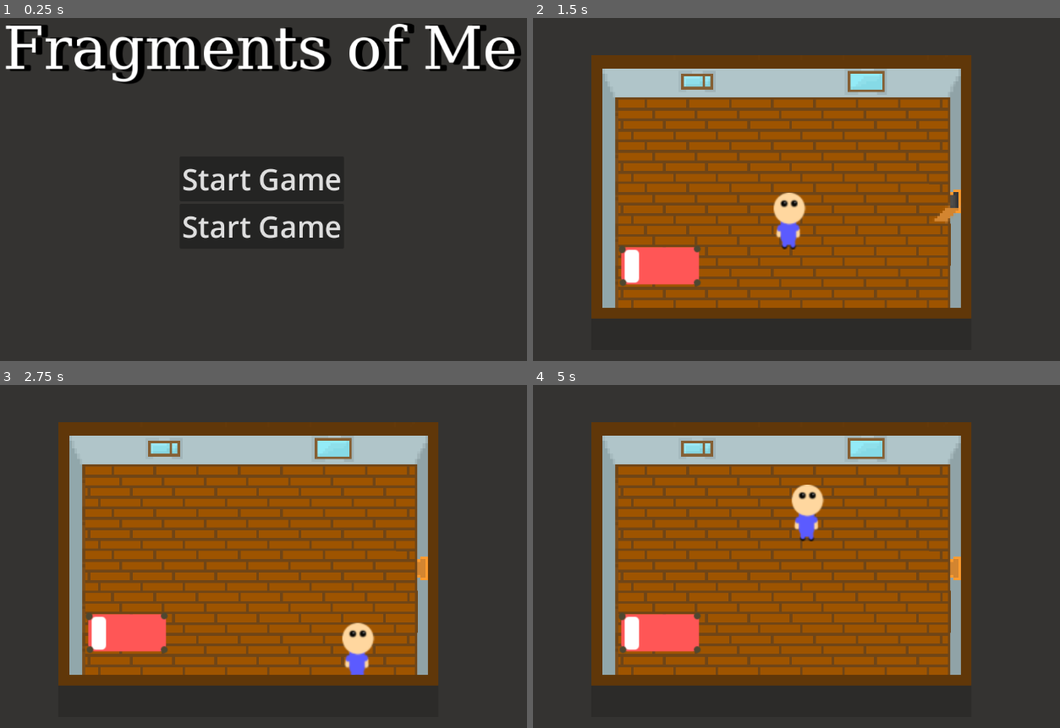
Above: before the commit, frames 1-4 (two rows, left to right).
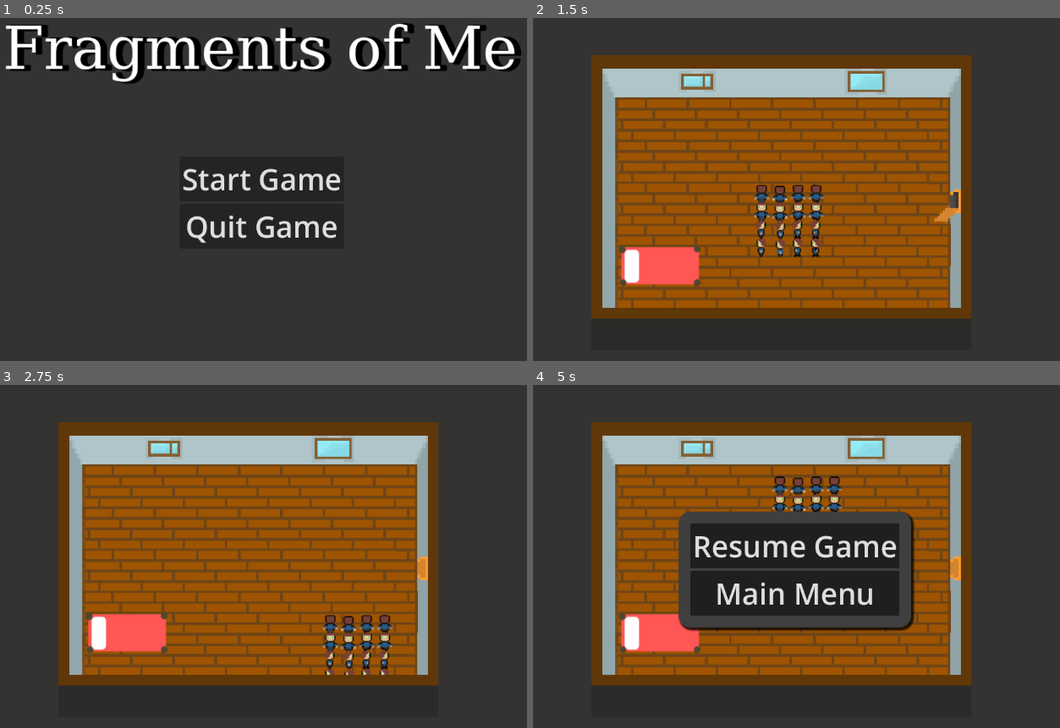
Above: after the commit, the same moments.

Repository: Warreign/fragments-of-me
Game: Godot game, scene res://ui/main_menu.tscn
The game is run twice, just before and just after one commit, with the same random seed, the same clock (stepped at 60 frames per second) and the same inputs.
Inputs:
- Up to frame 1 (0.25 s): no input
- Up to frame 2 (1.5 s): click "Start Game" at 0.5 s; tap Enter at 1.25 s; hold Right (move_right) from 1.28 s (still down); tap Space (dialog_interaction) at 1.35 s
- Up to frame 3 (2.75 s): release Right (move_right) at 2.03 s; hold S (move_down) from 2.03 s (still down); tap E (secondary_action) at 2.1 s
- Up to frame 4 (5 s): tap Space (dialog_interaction) at 2.75, 2.85, 4.35 s; release S (move_down) at 2.78 s; hold Right (move_right) 2.78-3.53 s; tap Enter at 3.5 s; hold W (move_up) 3.53-4.28 s; tap E (secondary_action) at 3.6 s; hold A (move_left) from 4.28 s (still down); tap Escape (pause, bound only after the commit) at 4.9 s

The runs differ from the first frame. In frame 1, 1.0% of the frame differs, in the area x 34-65%, y 57-66%; in frame 2, 1.7%; in frame 3, 1.5%; in frame 4, 16%, in the area x 27-73%, y 26-72%.

Commit message:
add pause menu

Diff:
--- a/Player.tscn
+++ b/Player.tscn
@@ -1,7 +1,38 @@
-[gd_scene load_steps=5 format=3 uid="uid://dyn73dg3o7nlh"]
+[gd_scene load_steps=6 format=3 uid="uid://dyn73dg3o7nlh"]
 
 [ext_resource type="Script" path="res://player.gd" id="1_iakjv"]
-[ext_resource type="Texture2D" uid="uid://de3y3h4i1xwxt" path="res://art/player_stand.png" id="2_unkjs"]
+[ext_resource type="Texture2D" uid="uid://bexi56gwvoxwc" path="res://art/player/player.png" id="2_1qddl"]
+
+[sub_resource type="SpriteFrames" id="SpriteFrames_lbqaa"]
+animations = [{
+"frames": [{
+"duration": 1.0,
+"texture": null
+}],
+"loop": true,
+"name": &"standing",
+"speed": 5.0
+}, {
+"frames": [],
+"loop": true,
+"name": &"walking_down",
+"speed": 5.0
+}, {
+"frames": [],
+"loop": true,
+"name": &"walking_left",
+"speed": 5.0
+}, {
+"frames": [],
+"loop": true,
+"name": &"walking_right",
+"speed": 5.0
+}, {
+"frames": [],
+"loop": true,
+"name": &"walking_up",
+"speed": 5.0
+}]
 
 [sub_resource type="CapsuleShape2D" id="CapsuleShape2D_cdyqj"]
 radius = 11.6279
@@ -15,9 +46,11 @@
 scale = Vector2(0.43, 0.43)
 script = ExtResource("1_iakjv")
 
-[node name="Sprite2D" type="Sprite2D" parent="."]
-z_index = 2
-texture = ExtResource("2_unkjs")
+[node name="AnimatedSprite2D" type="AnimatedSprite2D" parent="."]
+visible = false
+scale = Vector2(1, 1)
+sprite_frames = SubResource("SpriteFrames_lbqaa")
+animation = &"standing"
 
 [node name="CollisionShape2D" type="CollisionShape2D" parent="."]
 position = Vector2(-2.84217e-14, 9.30233)
@@ -30,5 +63,8 @@
 shape = SubResource("CapsuleShape2D_j5k4w")
 debug_color = Color(0.846175, 0.262715, 0.68216, 0.42)
 
+[node name="Sprite2D" type="Sprite2D" parent="."]
+texture = ExtResource("2_1qddl")
+
 [connection signal="area_entered" from="ReachArea" to="." method="_on_interactable_enter"]
 [connection signal="area_exited" from="ReachArea" to="." method="_on_interactable_exit"]
--- a/common/Controller.tscn
+++ b/common/Controller.tscn
@@ -4,4 +4,5 @@
 
 [node name="Controller" type="Node2D"]
 script = ExtResource("1_vfxkw")
+menu_scene = "res://ui/main_menu.tscn"
 start_scene = "res://rooms/bedroom.tscn"
--- a/common/controller.gd
+++ b/common/controller.gd
@@ -1,34 +1,41 @@
 extends Node2D
+
+@export_file("*.tscn") var menu_scene
+var is_in_menu : bool = true
 
 @export_file("*.tscn") var start_scene
 var current_scene : Node = null
 
 var _is_handling_movement : bool = true
 
-@export var player : Player = preload("res://Player.tscn").instantiate()
+@export var player : Player
 
 func _ready():
 	current_scene = get_tree().root.get_node("MainMenu")
 	assert(current_scene)
 	pass
 
-func goto_scene(scene_name : String, init_position : Vector2 = Vector2.INF) -> void:
-	call_deferred("_deferred_goto_scene", scene_name, init_position);
+func goto_scene(scene_name : String, move_player :bool = true) -> void:
+	call_deferred("_deferred_goto_scene", scene_name, move_player);
 
-func _deferred_goto_scene(scene_name : String, init_position : Vector2) -> void:
+func _deferred_goto_scene(scene_name : String, move_player : bool) -> void:
+	if (move_player):
+		is_in_menu = false
+	else:
+		is_in_menu = true
+
 	if (current_scene):
-		current_scene.remove_child(player)
+		if (move_player):
+			current_scene.remove_child(player)
 		get_tree().root.remove_child(current_scene);
 		current_scene.free();
 	var s = ResourceLoader.load(scene_name)
 	current_scene = s.instantiate()
 	get_tree().root.add_child(current_scene);
-	current_scene.add_child(player)
-	player.position = (current_scene as Room).last_position
 
-
-	if (init_position != Vector2.INF):
-		(current_scene.get_node("Player") as Node2D).position = init_position;
+	if (move_player):
+		current_scene.add_child(player)
+		player.position = (current_scene as Room).last_position
 
 
 func set_handling_movement(value : bool):
@@ -48,3 +55,6 @@
 
 func quit_game():
 	get_tree().quit()
+
+func goto_main_menu():
+	goto_scene(menu_scene, false)
--- a/common/hud.gd
+++ b/common/hud.gd
@@ -6,6 +6,8 @@
 var is_animating : bool
 var percent_shown : float
 var delta : float
+
+@onready var pause_panel : Control = $PauseContainer
 
 @onready var action_label : Label = $MarginContainer/ActionLabel
 
@@ -55,11 +57,18 @@
 func _ready() -> void:
 	action_label.hide()
 	dialog_panel.hide()
+	pause_panel.hide()
 	pass # Replace with function body.
 
 # Called every frame. 'delta' is the elapsed time since the previous frame.
 
 func _process(delta: float) -> void:
+	if (Input.is_action_just_pressed("pause")):
+		if (!pause_panel.visible):
+			pause_game()
+		else:
+			unpause_game()
+
 	if (!is_dialog_shown and Input.is_action_just_pressed("debug_dialog")):
 		show_dialog_panel("ahahahaahahasdasdasdsaasdasdadasdasdasd asdasdasddasdasdasd sdasdasd")
 
@@ -72,3 +81,17 @@
 	if is_animating:
 		update_text_animation()
 	pass
+
+func pause_game():
+	if (Controller.is_in_menu):
+		return
+	pause_panel.show()
+	Controller.set_handling_movement(false)
+
+func unpause_game():
+	pause_panel.hide()
+	Controller.set_handling_movement(true)
+
+func main_menu():
+	unpause_game()
+	Controller.goto_main_menu()
--- a/common/hud.tscn
+++ b/common/hud.tscn
@@ -13,6 +13,23 @@
 
 [sub_resource type="Theme" id="Theme_1acwp"]
 default_font_size = 30
+
+[sub_resource type="Theme" id="Theme_hp3ec"]
+default_font_size = 50
+
+[sub_resource type="StyleBoxFlat" id="StyleBoxFlat_s6ivs"]
+content_margin_left = 20.0
+content_margin_top = 20.0
+content_margin_right = 20.0
+content_margin_bottom = 20.0
+bg_color = Color(0.24695, 0.24695, 0.24695, 1)
+corner_radius_top_left = 20
+corner_radius_top_right = 20
+corner_radius_bottom_right = 20
+corner_radius_bottom_left = 20
+shadow_color = Color(0, 0, 0, 0.776471)
+shadow_size = 4
+shadow_offset = Vector2(3, 3)
 
 [node name="Hud" type="CanvasLayer"]
 script = ExtResource("1_vdfyy")
@@ -55,3 +72,40 @@
 text = "Test action text"
 horizontal_alignment = 1
 vertical_alignment = 1
+
+[node name="PauseContainer" type="PanelContainer" parent="."]
+visible = false
+custom_minimum_size = Vector2(100, 100)
+anchors_preset = 8
+anchor_left = 0.5
+anchor_top = 0.5
+anchor_right = 0.5
+anchor_bottom = 0.5
+offset_left = -20.0
+offset_top = -20.0
+offset_right = 20.0
+offset_bottom = 20.0
+grow_horizontal = 2
+grow_vertical = 2
+theme = SubResource("Theme_hp3ec")
+theme_override_styles/panel = SubResource("StyleBoxFlat_s6ivs")
+
+[node name="ButtonContainer" type="VBoxContainer" parent="PauseContainer"]
+layout_mode = 2
+
+[node name="PanelContainer" type="PanelContainer" parent="PauseContainer/ButtonContainer"]
+layout_mode = 2
+
+[node name="ResumeButton" type="Button" parent="PauseContainer/ButtonContainer/PanelContainer"]
+layout_mode = 2
+text = "Resume Game"
+
+[node name="PanelContainer2" type="PanelContainer" parent="PauseContainer/ButtonContainer"]
+layout_mode = 2
+
+[node name="MenuButton" type="Button" parent="PauseContainer/ButtonContainer/PanelContainer2"]
+layout_mode = 2
+text = "Main Menu"
+
+[connection signal="pressed" from="PauseContainer/ButtonContainer/PanelContainer/ResumeButton" to="." method="unpause_game"]
+[connection signal="pressed" from="PauseContainer/ButtonContainer/PanelContainer2/MenuButton" to="." method="main_menu"]
--- a/project.godot
+++ b/project.godot
@@ -72,6 +72,11 @@
 , Object(InputEventMouseButton,"resource_local_to_scene":false,"resource_name":"","device":-1,"window_id":0,"alt_presse …(249 unchanged characters)…
 ]
 }
+pause={
+"deadzone": 0.5,
+"events": [Object(InputEventKey,"resource_local_to_scene":false,"resource_name":"","device":-1,"window_id":0,"alt_pressed":false,"shift_pressed":false,"ctrl_pressed":false,"meta_pressed":false,"pressed":false,"keycode":0,"physical_keycode":4194305,"key_label":0,"unicode":0,"location":0,"echo":false,"script":null)
+]
+}
 
 [rendering]
 
--- a/ui/main_menu.tscn
+++ b/ui/main_menu.tscn
@@ -328,7 +328,7 @@
 [node name="QuitButton" type="Button" parent="VBoxContainer"]
 layout_mode = 2
 theme = SubResource("Theme_lvl3x")
-text = "Start Game"
+text = "Quit Game"
 
 [connection signal="pressed" from="VBoxContainer/StartButton" to="." method="start_game"]
 [connection signal="pressed" from="VBoxContainer/QuitButton" to="." method="quit_game"]
--- /dev/null
+++ b/ui/menu_button.tres
@@ -0,0 +1,9 @@
+[gd_resource type="StyleBoxFlat" format=3 uid="uid://jgfdqbwagjh"]
+
+[resource]
+content_margin_left = 20.0
+bg_color = Color(0.157753, 0.157753, 0.157753, 1)
+corner_radius_top_left = 20
+corner_radius_top_right = 20
+corner_radius_bottom_right = 20
+corner_radius_bottom_left = 20
Renamed: art/player.png -> art/player/player.png
Not shown, changed: art/player/player.png.import
Not shown: 1 places in common/hud.tscn that only renumber resources
